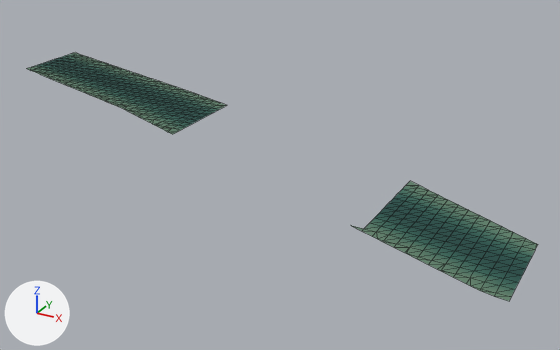
The glTF model games/yorimichi/assets/belmonte/meshes/SM_BM_BC_Water_1.glb as it was, and as the next commit left it.
One viewpoint serves both versions: a camera (50 mm lens) standing at (31.0, -402.0, 78.0) and looking at (-103.0, -159.0, -43.0). Lighting does not change. The marker at lower left points along +X, +Y and +Z. The first picture is the older version. Mesh edges are drawn as thin lines.

In view in the first picture: 'SM_BM_BC_Water_1'.
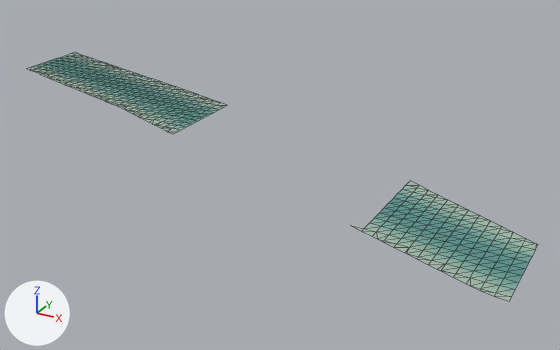
Pixel boxes (x1, y1, x2, y2) of what changed, in the pictures (560 x 350 px):
part 1 of me_sm_bc_water_1, recoloured
    both: (39, 58, 532, 285)
part 2 of me_sm_bc_water_1, recoloured
    both: (27, 53, 538, 301)
part 3 of me_sm_bc_water_1, recoloured
    both: (33, 55, 535, 292)

The change, as a diff of the scene's bpy script:
```diff
--- a/games/yorimichi/assets/belmonte/meshes/SM_BM_BC_Water_1.glb.py
+++ b/games/yorimichi/assets/belmonte/meshes/SM_BM_BC_Water_1.glb.py
@@ me_sm_bc_water_1 @@
 me_sm_bc_water_1.from_pydata(...)  # 498 vertices, 841 faces; spans x -256.0..0.0, y -226.0..-104.0, z -31.0..-26.0
 # used by ob_sm_bm_bc_water_1; location = (0.0, 0.0, 0.0)
+# me_sm_bc_water_1 part 1: 369 faces centred in x -254.0..-1.0, y -217.0..-117.0, z -31.0..-26.0 are repainted in the vertex colours; the middle colour goes from dark cyan #1b4c46 to cyan #5c948f
+# me_sm_bc_water_1 part 2: 280 faces centred in x -255.0..0.0, y -225.0..-106.0, z -31.0..-26.0 are repainted in the vertex colours; the middle colour goes from greyish green #60806a to grey #a5bcad
+# me_sm_bc_water_1 part 3: 192 faces centred in x -254.0..-1.0, y -221.0..-110.0, z -31.0..-26.0 are repainted in the vertex colours; the middle colour goes from dark green #3d6d5d to greyish green #86afa3
 me_sm_bc_water_1.materials.append(mat_bm_000_m_water_001)
```
